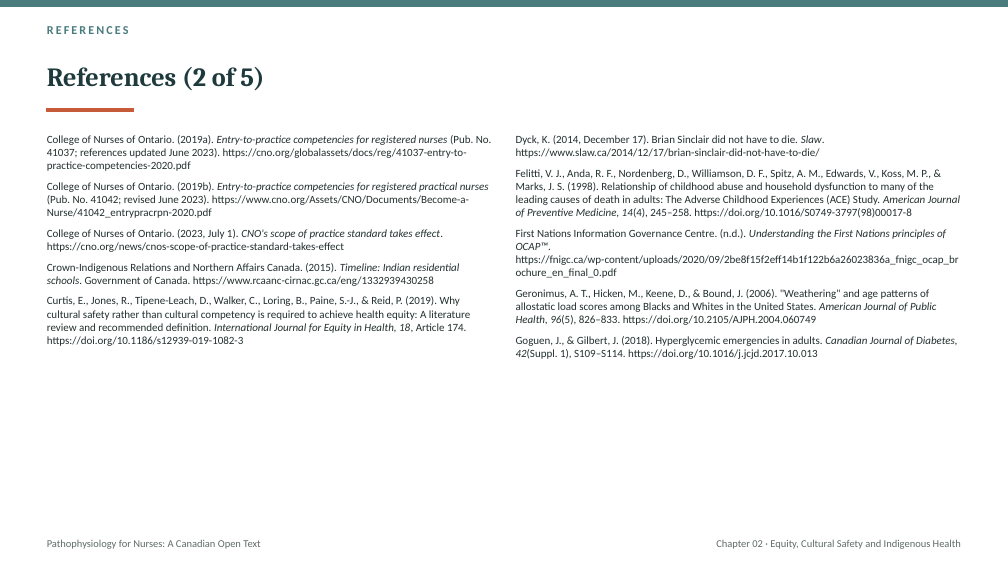
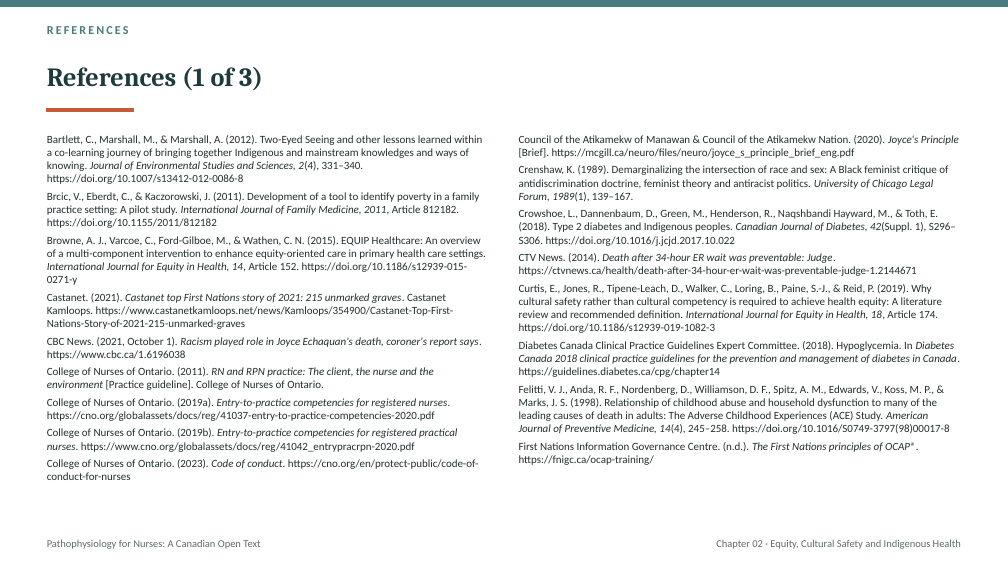
Before and after one commit to andrewleenl/opensourcenursing, a slide deck: slide 47 of Ch02_Equity_Cultural_Safety_Indigenous_Health_Lecture_Presentation.pptx (slide 65 before the commit). Drawn at 1008x567 pixels with LibreOffice and Linux fonts; fonts in the diff are those of the drawing. Boxes give left, top, right and bottom in pixels: in the first picture for what was removed or moved away, otherwise in the second. Text is boxed around its words. In the diff, an @@ line names an element or a change of style, - is before the commit and + after.

```diff
--- a/Ch02_Equity_Cultural_Safety_Indigenous_Health_Lecture_Presentation.pptx
+++ b/Ch02_Equity_Cultural_Safety_Indigenous_Health_Lecture_Presentation.pptx
@@ title at box(47, 67, 263, 90): text changed @@
-References (2 of 5)
+References (1 of 3)
@@ text at box(47, 135, 486, 480): text changed @@
-College of Nurses of Ontario. (2019a). Entry-to-practice competencies for registered nurses (Pub. No. 41037; references updated June 2023). https://cno.org/globalassets/docs/reg/41037-entry-to-practice-competencies-2020.pdf
-College of Nurses of Ontario. (2019b). Entry-to-practice competencies for registered practical nurses (Pub. No. 41042; revised June 2023). https://www.cno.org/Assets/CNO/Documents/Become-a-Nurse/41042_entrypracrpn-2020.pdf
-College of Nurses of Ontario. (2023, July 1). CNO's scope of practice standard takes effect. https://cno.org/news/cnos-scope-of-practice-standard-takes-effect
-Crown-Indigenous Relations and Northern Affairs Canada. (2015). Timeline: Indian residential schools. Government of Canada. https://www.rcaanc-cirnac.gc.ca/eng/1332939430258
-Curtis, E., Jones, R., Tipene-Leach, D., Walker, C., Loring, B., Paine, S.-J., & Reid, P. (2019). Why cultural safety rather than cultural competency is required to achieve health equity: A literature review and recommended definition. International Journal for Equity in Health, 18, Article 174. https://doi.org/10.1186/s12939-019-1082-3
+Bartlett, C., Marshall, M., & Marshall, A. (2012). Two-Eyed Seeing and other lessons learned within a co-learning journey of bringing together Indigenous and mainstream knowledges and ways of knowing. Journal of Environmental Studies and Sciences, 2(4), 331–340. https://doi.org/10.1007/s13412-012-0086-8
+Brcic, V., Eberdt, C., & Kaczorowski, J. (2011). Development of a tool to identify poverty in a family practice setting: A pilot study. International Journal of Family Medicine, 2011, Article 812182. https://doi.org/10.1155/2011/812182
+Browne, A. J., Varcoe, C., Ford-Gilboe, M., & Wathen, C. N. (2015). EQUIP Healthcare: An overview of a multi-component intervention to enhance equity-oriented care in primary health care settings. International Journal for Equity in Health, 14, Article 152. https://doi.org/10.1186/s12939-015-0271-y
+Castanet. (2021). Castanet top First Nations story of 2021: 215 unmarked graves. Castanet Kamloops. https://www.castanetkamloops.net/news/Kamloops/354900/Castanet-Top-First-Nations-Story-of-2021-215-unmarked-graves
+CBC News. (2021, October 1). Racism played role in Joyce Echaquan's death, coroner's report says. https://www.cbc.ca/1.6196038
+College of Nurses of Ontario. (2011). RN and RPN practice: The client, the nurse and the environment [Practice guideline]. College of Nurses of Ontario.
+College of Nurses of Ontario. (2019a). Entry-to-practice competencies for registered nurses. https://cno.org/globalassets/docs/reg/41037-entry-to-practice-competencies-2020.pdf
+College of Nurses of Ontario. (2019b). Entry-to-practice competencies for registered practical nurses. https://www.cno.org/globalassets/docs/reg/41042_entrypracrpn-2020.pdf
+College of Nurses of Ontario. (2023). Code of conduct. https://cno.org/en/protect-public/code-of-conduct-for-nurses
@@ text at box(519, 135, 960, 377): text changed @@
-Dyck, K. (2014, December 17). Brian Sinclair did not have to die. Slaw. https://www.slaw.ca/2014/12/17/brian-sinclair-did-not-have-to-die/
+Council of the Atikamekw of Manawan & Council of the Atikamekw Nation. (2020). Joyce's Principle [Brief]. https://mcgill.ca/neuro/files/neuro/joyce_s_principle_brief_eng.pdf
+Crenshaw, K. (1989). Demarginalizing the intersection of race and sex: A Black feminist critique of antidiscrimination doctrine, feminist theory and antiracist politics. University of Chicago Legal Forum, 1989(1), 139–167.
+Crowshoe, L., Dannenbaum, D., Green, M., Henderson, R., Naqshbandi Hayward, M., & Toth, E. (2018). Type 2 diabetes and Indigenous peoples. Canadian Journal of Diabetes, 42(Suppl. 1), S296–S306. https://doi.org/10.1016/j.jcjd.2017.10.022
+CTV News. (2014). Death after 34-hour ER wait was preventable: Judge. https://ctvnews.ca/health/death-after-34-hour-er-wait-was-preventable-judge-1.2144671
+Curtis, E., Jones, R., Tipene-Leach, D., Walker, C., Loring, B., Paine, S.-J., & Reid, P. (2019). Why cultural safety rather than cultural competency is required to achieve health equity: A literature review and recommended definition. International Journal for Equity in Health, 18, Article 174. https://doi.org/10.1186/s12939-019-1082-3
+Diabetes Canada Clinical Practice Guidelines Expert Committee. (2018). Hypoglycemia. In Diabetes Canada 2018 clinical practice guidelines for the prevention and management of diabetes in Canada. https://guidelines.diabetes.ca/cpg/chapter14
@@ text at box(519, 385, 949, 434): less space between paragraphs @@
@@ text at box(519, 442, 918, 465): text changed @@
-First Nations Information Governance Centre. (n.d.). Understanding the First Nations principles of OCAP™. https://fnigc.ca/wp-content/uploads/2020/09/2be8f15f2eff14b1f122b6a26023836a_fnigc_ocap_brochure_en_final_0.pdf
-Geronimus, A. T., Hicken, M., Keene, D., & Bound, J. (2006). "Weathering" and age patterns of allostatic load scores among Blacks and Whites in the United States. American Journal of Public Health, 96(5), 826–833. https://doi.org/10.2105/AJPH.2004.060749
-Goguen, J., & Gilbert, J. (2018). Hyperglycemic emergencies in adults. Canadian Journal of Diabetes, 42(Suppl. 1), S109–S114. https://doi.org/10.1016/j.jcjd.2017.10.013
+First Nations Information Governance Centre. (n.d.). The First Nations principles of OCAP®. https://fnigc.ca/ocap-training/
```
Also in this commit, not shown: 5 other slides changed, 44 slides added, 63 slides removed, 7 other files.
